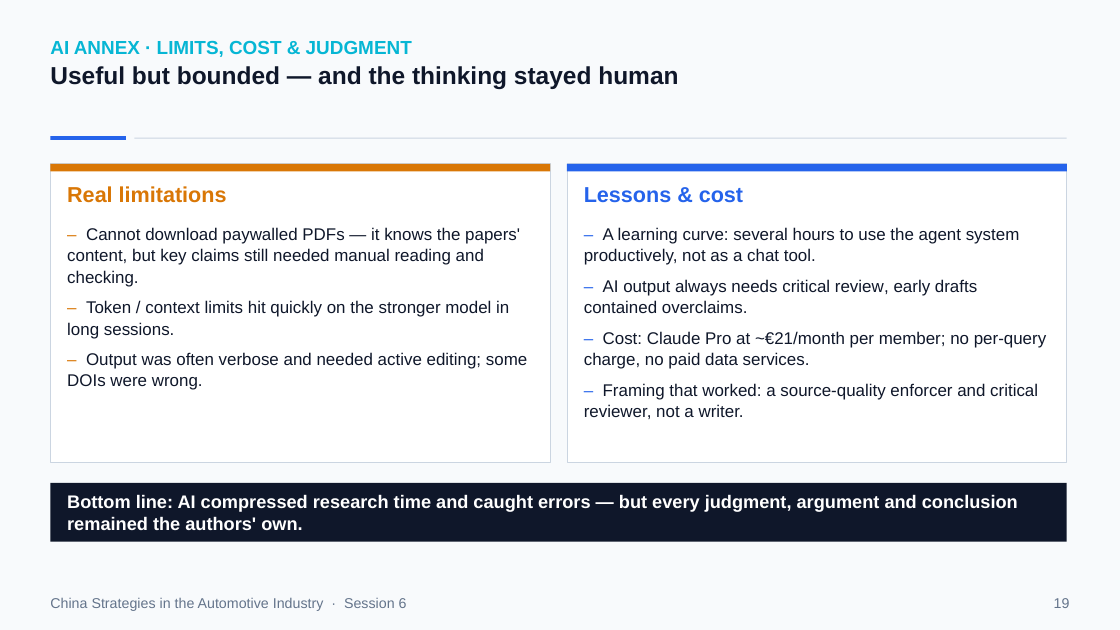
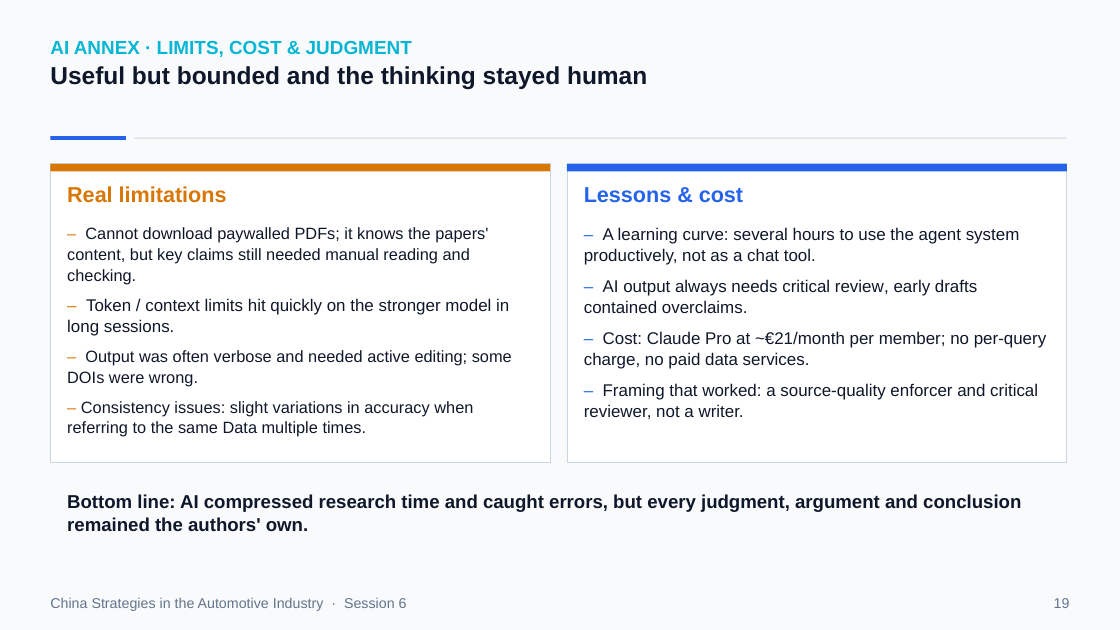
Before and after one commit to mickeymousehacker/CHINA-seminar-paper, a slide deck: slide 19 of research/presentation/China-Strategies-Presentation-FINAL.pptx. Drawn at 1120x630 pixels with LibreOffice and Linux fonts; fonts in the diff are those of the drawing. Boxes give left, top, right and bottom in pixels: in the first picture for what was removed or moved away, otherwise in the second. Text is boxed around its words. In the diff, an @@ line names an element or a change of style, - is before the commit and + after.

```diff
--- a/research/presentation/China-Strategies-Presentation-FINAL.pptx
+++ b/research/presentation/China-Strategies-Presentation-FINAL.pptx
@@ text at bbox=[50, 66, 647, 89]: text changed @@
-Useful but bounded — and the thinking stayed human
+Useful but bounded and the thinking stayed human
@@ text at bbox=[67, 227, 488, 284]: text changed; size 14.5 to 14 pt @@
-– Cannot download paywalled PDFs — it knows the papers' content, but key claims still needed manual reading and checking.
+– Cannot download paywalled PDFs; it knows the papers' content, but key claims still needed manual reading and checking.
@@ text at bbox=[67, 350, 512, 387]: size 14.5 to 14 pt in "– Output was often verbose and needed ..." @@
@@ text at bbox=[67, 401, 473, 437]: paragraph added @@
+– Consistency issues: slight variations in accuracy when referring to the same Data multiple times.
@@ rectangle removed at bbox=[50, 483, 1067, 542] @@
@@ text at bbox=[67, 494, 1021, 531]: text changed; size 15.7 to 16 pt; text colour #FFFFFF to #0F172A @@
-Bottom line: AI compressed research time and caught errors — but every judgment, argument and conclusion remained the authors' own.
+Bottom line: AI compressed research time and caught errors, but every judgment, argument and conclusion remained the authors' own.
```
Also in this commit, not shown: 10 other slides changed, 8 other files.
